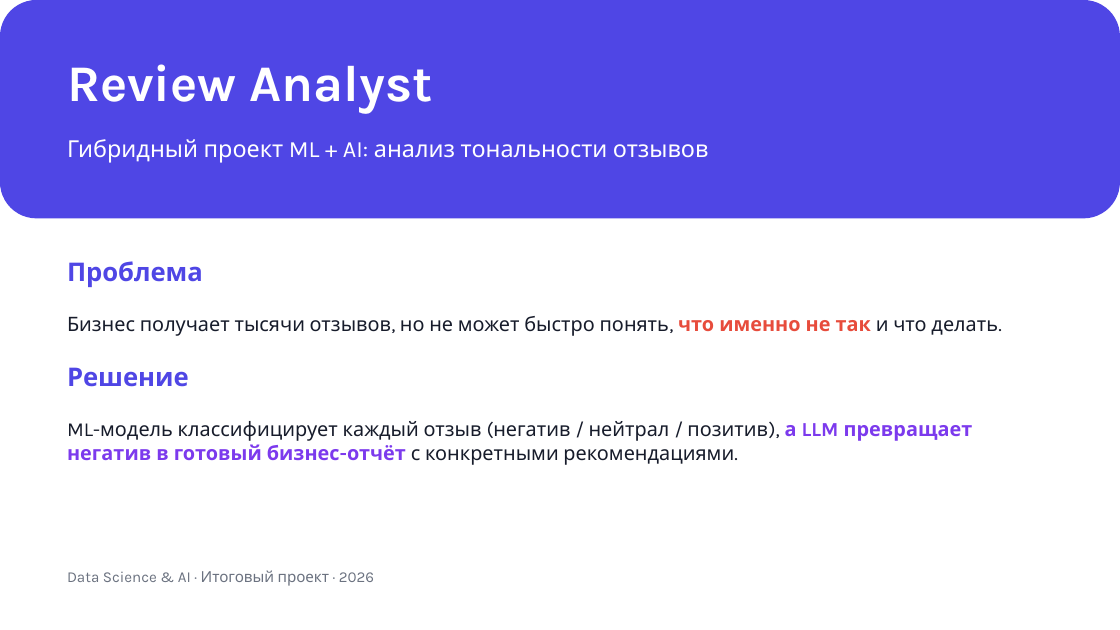
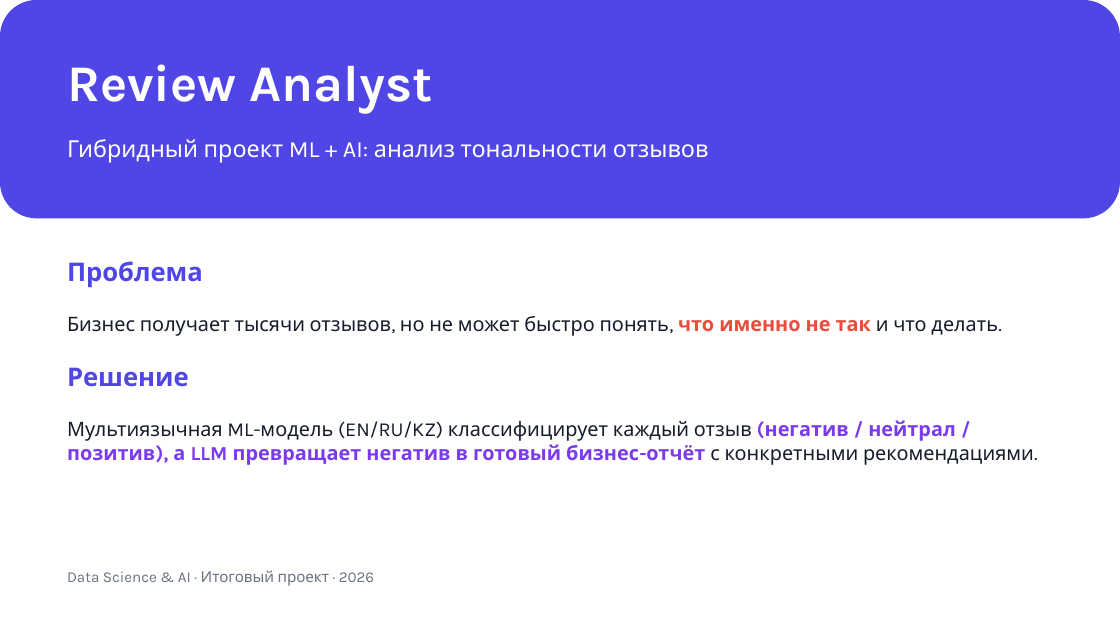
Before and after one commit to mukhitmakhmutov-cell/review-analyst, a slide deck: slide 1 of presentation/presentation.pptx. Drawn at 1120x630 pixels with LibreOffice and Linux fonts; fonts in the diff are those of the drawing. Boxes give left, top, right and bottom in pixels: in the first picture for what was removed or moved away, otherwise in the second. Text is boxed around its words. In the diff, an @@ line names an element or a change of style, - is before the commit and + after.

```diff
--- a/presentation/presentation.pptx
+++ b/presentation/presentation.pptx
@@ text at (67, 420, 1034, 465): text changed @@
-ML-модель классифицирует каждый отзыв (негатив / нейтрал / позитив), а LLM превращает негатив в готовый бизнес-отчёт с конкретными рекомендациями.
+Мультиязычная ML-модель (EN/RU/KZ) классифицирует каждый отзыв (негатив / нейтрал / позитив), а LLM превращает негатив в готовый бизнес-отчёт с конкретными рекомендациями.
```
Also in this commit, not shown: 4 other slides changed, 34 other files.
